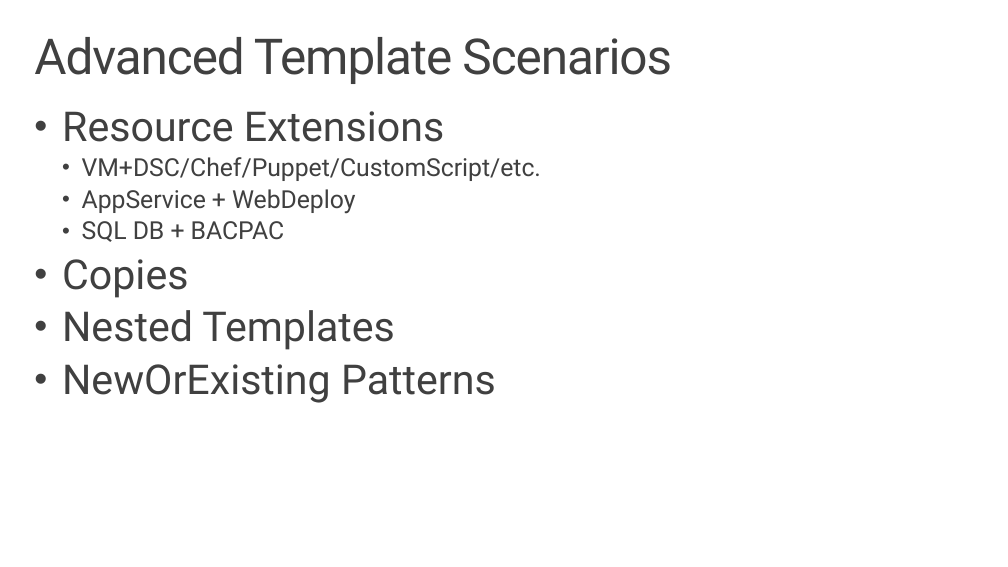
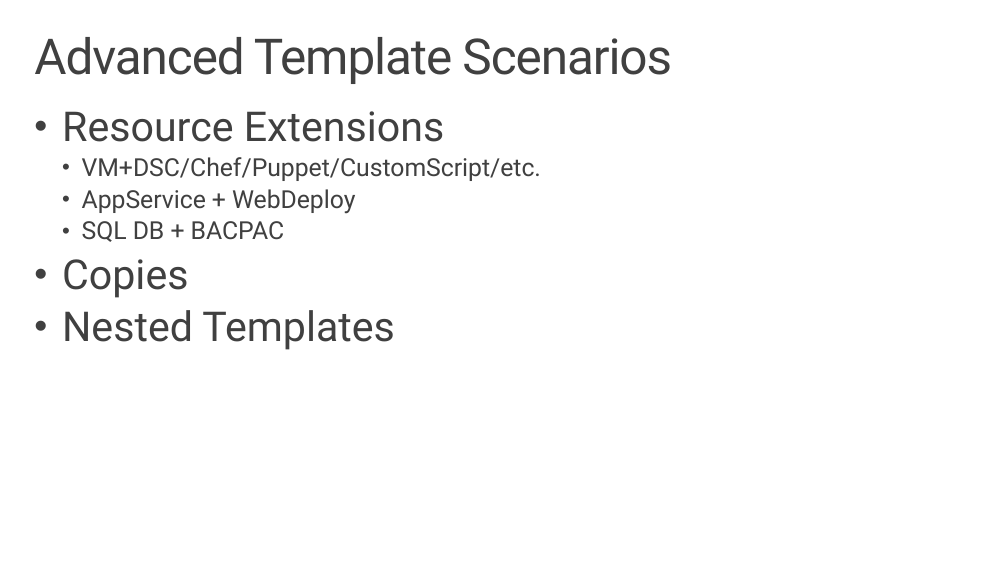
Before and after one commit to sjkp/azure-arm-hol, a slide deck: slide 9 of presentation/Azure Resource Manager.pptx. Drawn at 1008x567 pixels with LibreOffice and Linux fonts; fonts in the diff are those of the drawing; background and template pictures are left out. Boxes give left, top, right and bottom in pixels: in the first picture for what was removed or moved away, otherwise in the second. Text is boxed around its words. In the diff, an @@ line names an element or a change of style, - is before the commit and + after.

```diff
--- a/presentation/Azure Resource Manager.pptx
+++ b/presentation/Azure Resource Manager.pptx
@@ text at box(62, 364, 496, 403): paragraph removed @@
-• NewOrExisting Patterns
```
Also in this commit, not shown: 1 other file.
